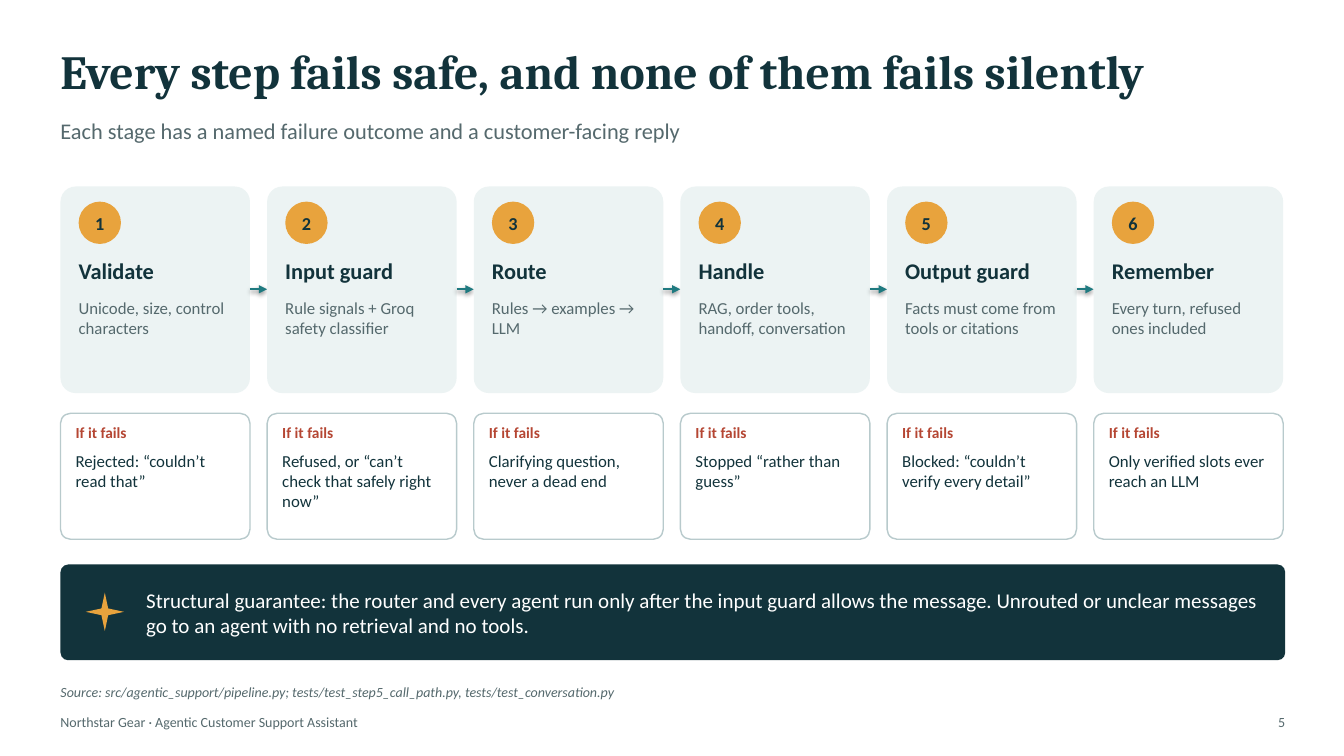
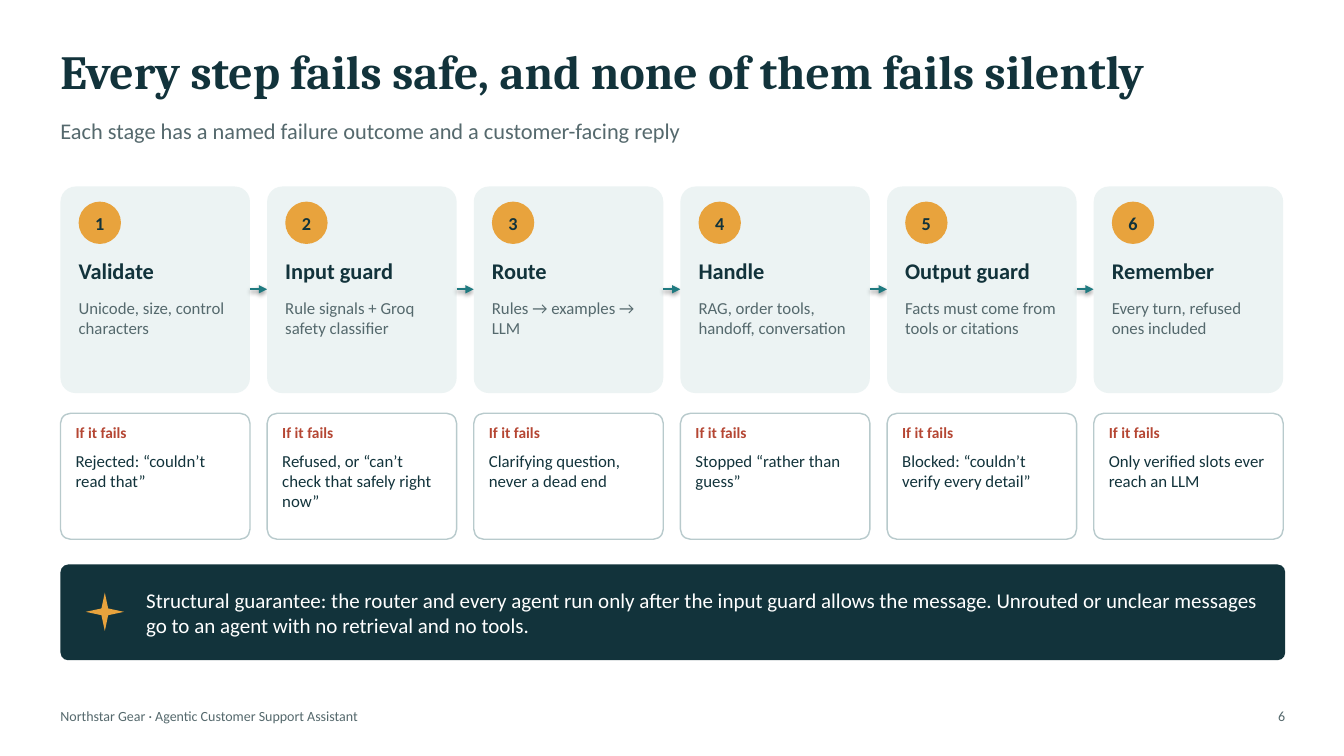
Before and after one commit to amit253/Agentic-Customer-Support-Assistant, a slide deck: slide 6 of presentation/agentic-customer-support.pptx (slide 5 before the commit). Drawn at 1344x756 pixels with LibreOffice and Linux fonts; fonts in the diff are those of the drawing. Boxes give left, top, right and bottom in pixels: in the first picture for what was removed or moved away, otherwise in the second. Text is boxed around its words. In the diff, an @@ line names an element or a change of style, - is before the commit and + after.

```diff
--- a/presentation/agentic-customer-support.pptx
+++ b/presentation/agentic-customer-support.pptx
@@ text removed at box(60, 687, 614, 700) @@
-Source: src/agentic_support/pipeline.py; tests/test_step5_call_path.py, tests/test_conversation.py
@@ text "Northstar Gear · Agentic Customer ...": place and size @@
-text "Northstar Gear · Agentic Customer ..." at box(60, 717, 358, 730)
+text "Northstar Gear · Agentic Customer ..." at box(60, 711, 358, 724)
@@ text removed at box(1278, 718, 1285, 727) @@
-5
@@ text added at box(1278, 711, 1285, 721), 10 pt, text #55696D @@
+6
```
Also in this commit, not shown: 15 other slides changed, 2 slides added, 1 slide removed, 4 other files.
